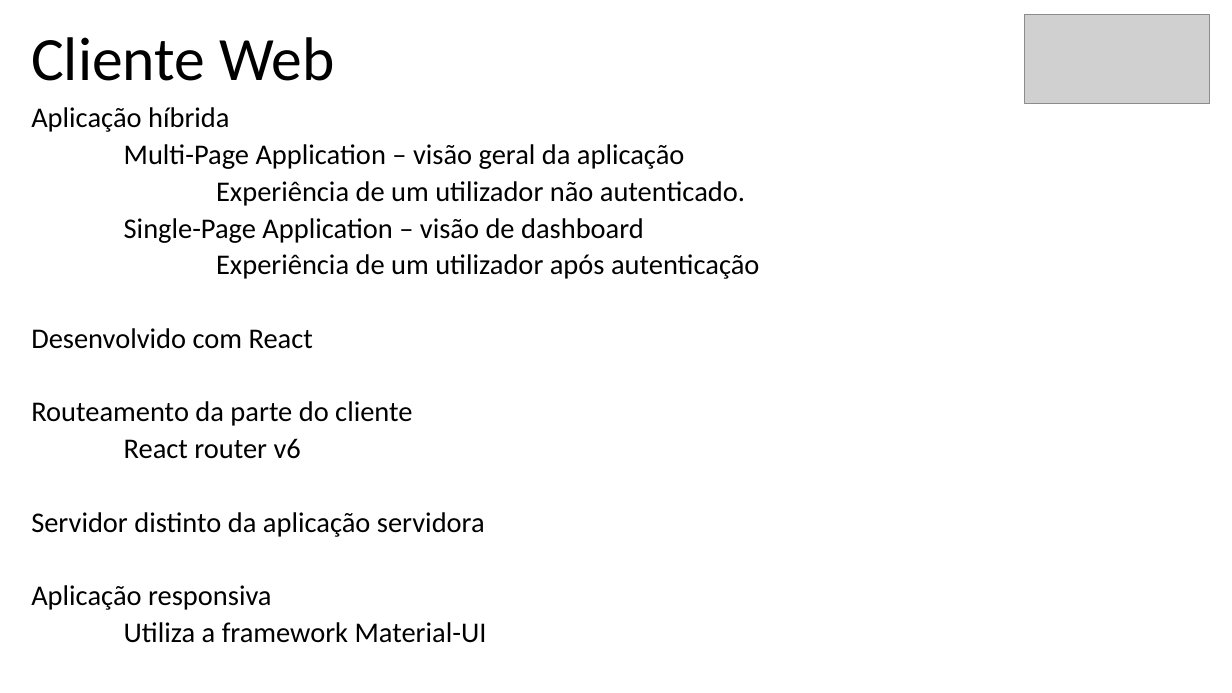
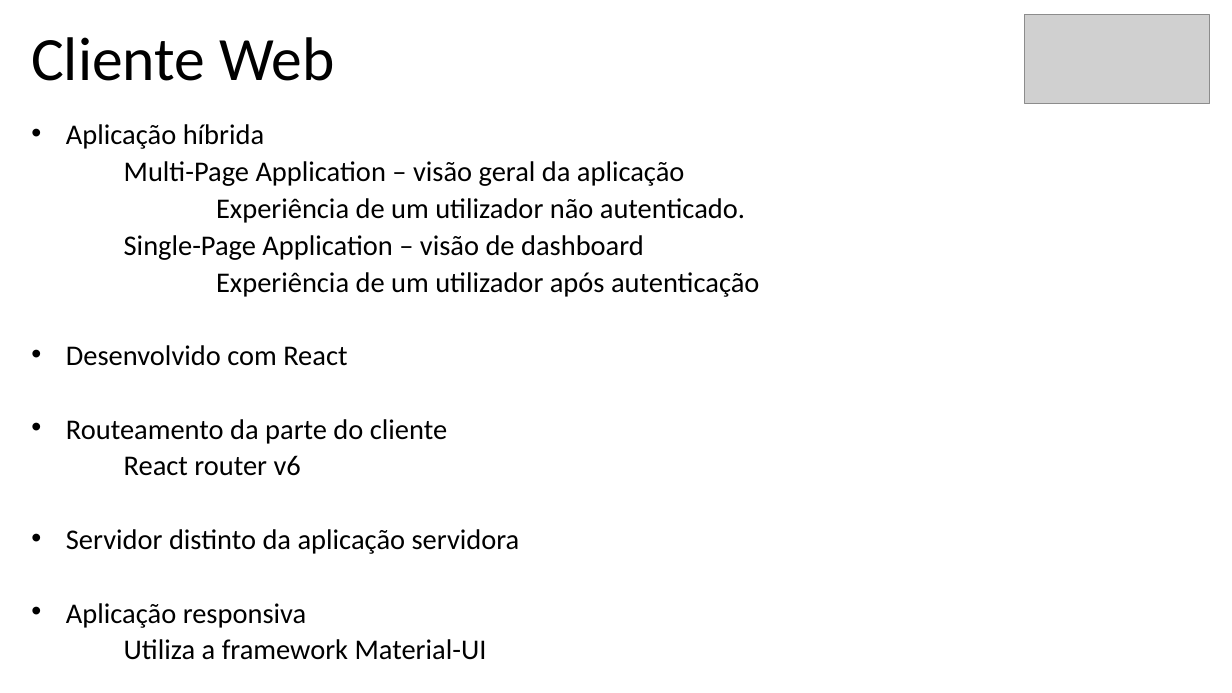
Before and after one commit to BernardoFMF/surf-management-app, a slide deck: slide 8 of docs/demonstracao-progresso.pptx. Drawn at 1232x693 pixels with LibreOffice and Linux fonts; fonts in the diff are those of the drawing; grey boxes stand for pictures. Boxes give left, top, right and bottom in pixels: in the first picture for what was removed or moved away, otherwise in the second. Text is boxed around its words. In the diff, an @@ line names an element or a change of style, - is before the commit and + after.

```diff
--- a/docs/demonstracao-progresso.pptx
+++ b/docs/demonstracao-progresso.pptx
@@ subtitle "Aplicação híbrida": place and size @@
-subtitle "Aplicação híbrida" at [31,107,759,643]
+subtitle "Aplicação híbrida" at [66,124,759,660]
@@ subtitle at [66,124,520,628]: bullet none to • @@
```
Also in this commit, not shown: 6 other slides changed, 8 other files.
